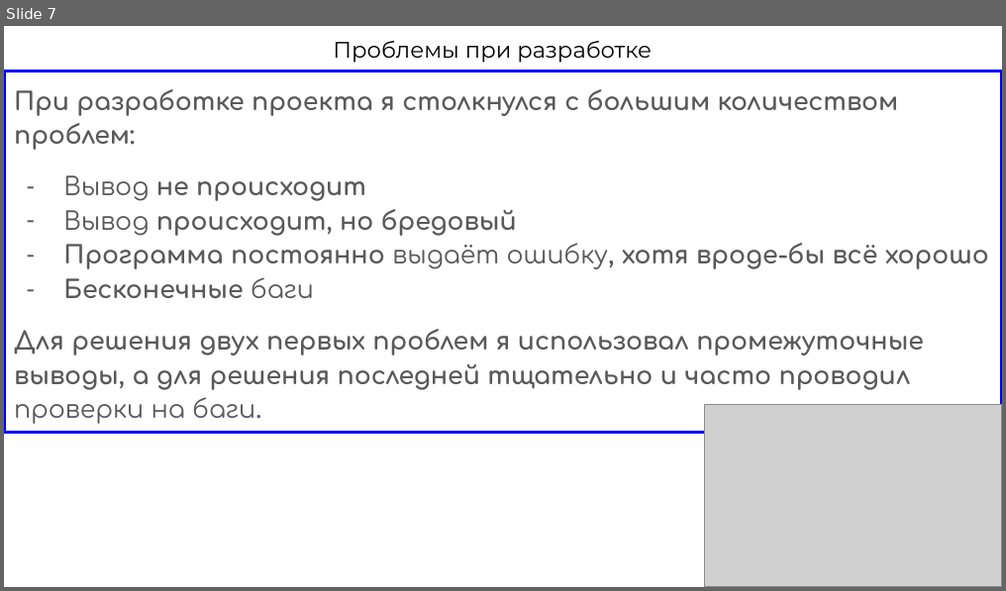
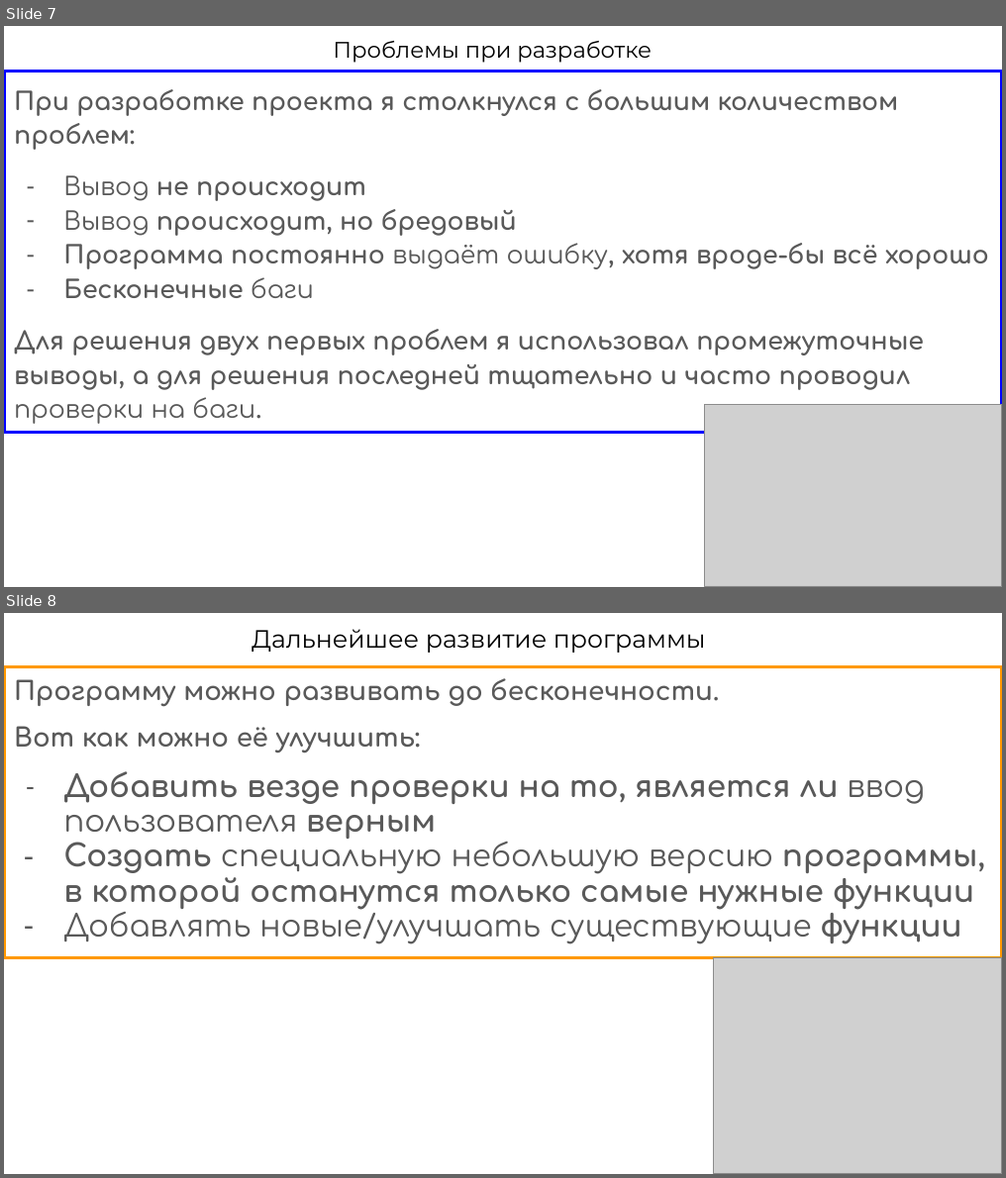
Before and after one commit to SchoolCodeMumladze/Semenenko_Multifunctional_Calculator, a slide deck: Презентация Многофункционального Калькулятора (1).pptx. Shown one above the other, each under a label of ours: slide 7 before the commit, slides 7 and 8 after it. The pictures are 1006x591 and 1006x1178 pixels, drawn with LibreOffice and Linux fonts; fonts in the diff are those of the drawing; grey boxes stand for pictures; background and template pictures are left out. Boxes give left, top, right and bottom in pixels: in the first picture for what was removed or moved away, otherwise in the second. Text is boxed around its words. In the diff, an @@ line names an element or a change of style, - is before the commit and + after.

```diff
--- a/Презентация Многофункционального Калькулятора (1).pptx
+++ b/Презентация Многофункционального Калькулятора (1).pptx
@@ slide 8 added at box(4, 613, 1002, 1174), background picture (left out) @@
@@ title added at box(252, 629, 706, 653), 18 pt, text #000000 @@
+Дальнейшее развитие программы
@@ text added at box(4, 666, 1002, 958), outline #FF9900 2.25 pt, 22.1 pt, text #595959, bold @@
+Программу можно развивать до бесконечности.
+Вот как можно её улучшить:
+– Добавить везде проверки на то, является ли ввод пользователя верным
+– Создать специальную небольшую версию программы, в которой останутся только самые нужные функции
+– Добавлять новые/улучшать существующие функции
@@ picture added at box(713, 959, 1002, 1174) @@
```
Also in this commit, not shown: 4 slides changed, 1 slide removed, 1 other file.
